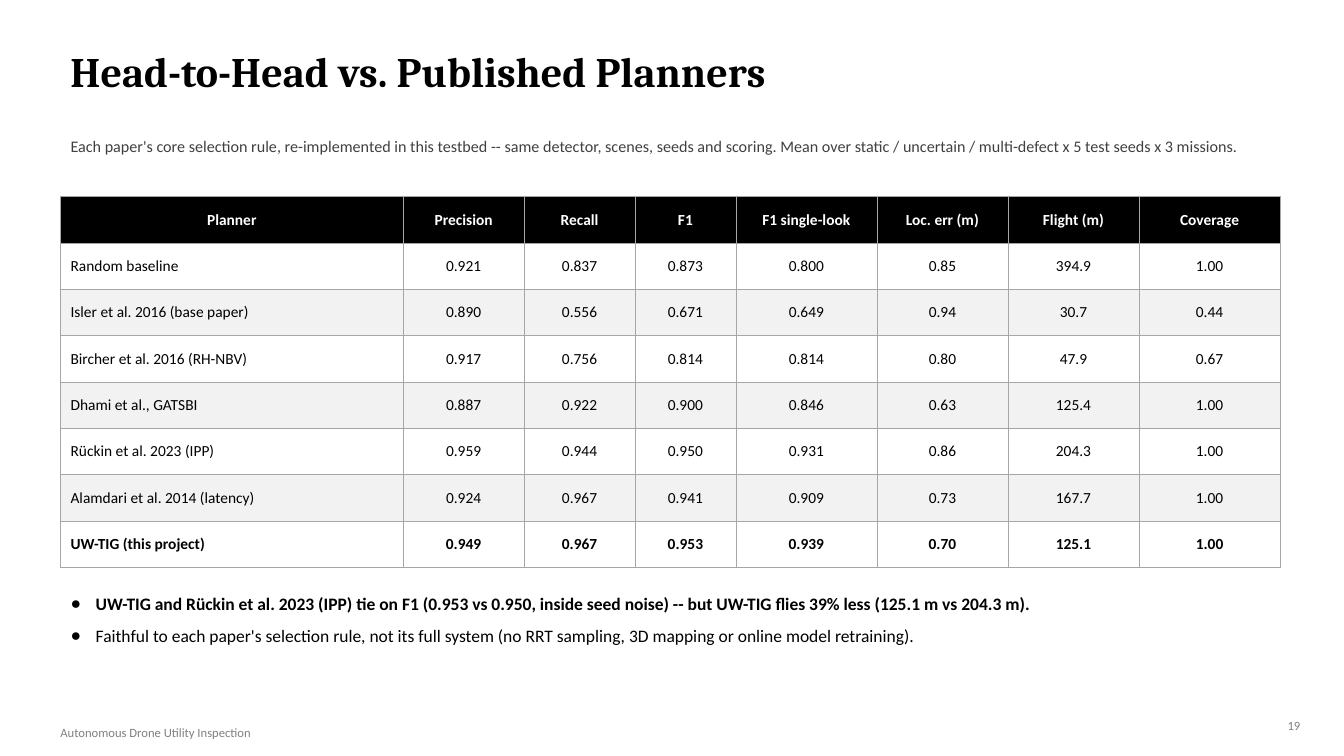
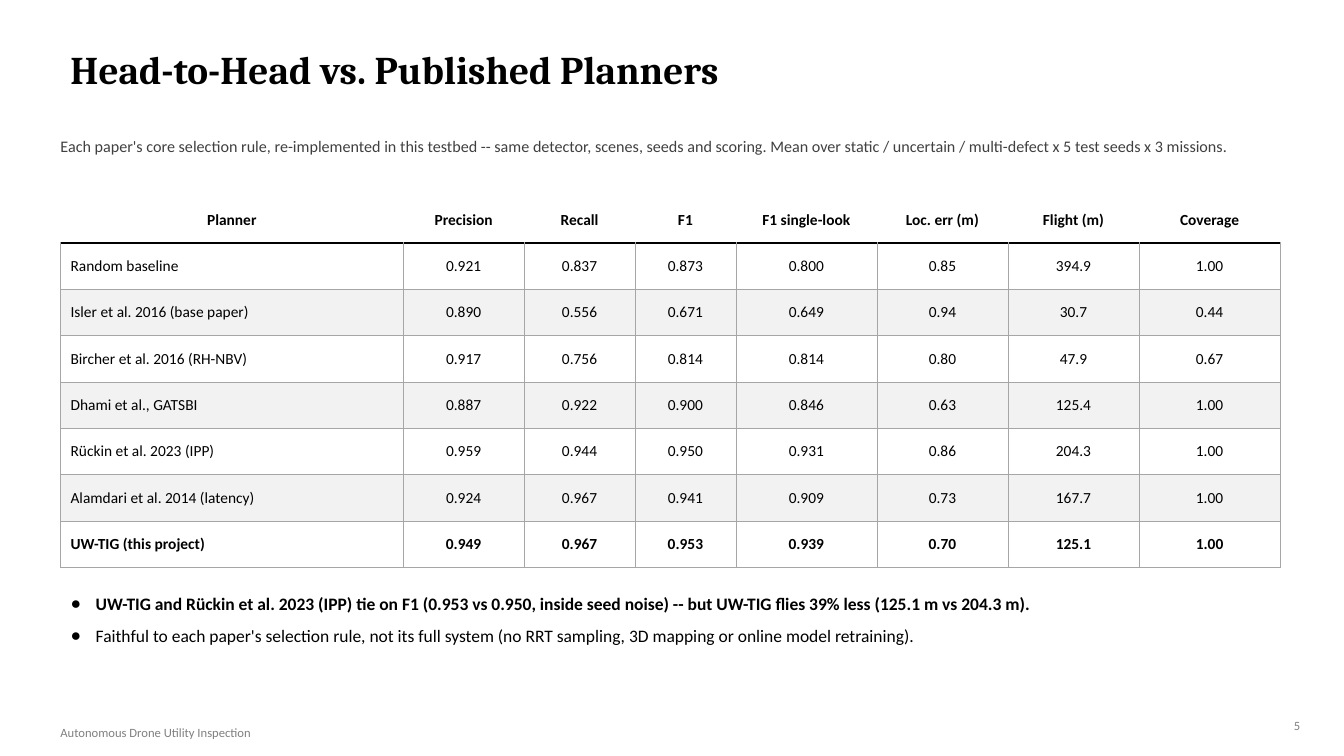
Before and after one commit to DrNeel11/project_work_1, a slide deck: slide 5 of drone-sim-today/Autonomous_Drone_Inspection_Progress.pptx (slide 19 before the commit). Drawn at 1344x756 pixels with LibreOffice and Linux fonts; fonts in the diff are those of the drawing. Boxes give left, top, right and bottom in pixels: in the first picture for what was removed or moved away, otherwise in the second. Text is boxed around its words. In the diff, an @@ line names an element or a change of style, - is before the commit and + after.

```diff
--- a/drone-sim-today/Autonomous_Drone_Inspection_Progress.pptx
+++ b/drone-sim-today/Autonomous_Drone_Inspection_Progress.pptx
@@ title "Head-to-Head vs. Published Planners" at bbox=[70, 56, 718, 85]: size 30 to 28 pt @@
@@ text "Each paper's core selection rule, ...": place and size @@
-text "Each paper's core selection rule, ..." at bbox=[71, 141, 1237, 155]
+text "Each paper's core selection rule, ..." at bbox=[60, 141, 1227, 155]
@@ table at bbox=[60, 197, 1280, 556] @@
@@ fill #000000 to #FFFFFF in row 1 @@
@@ text colour #FFFFFF to #000000 in "Planner", "Precision", "Recall", "F1" and 4 more places @@
@@ borders changed @@
@@ text at bbox=[1294, 722, 1300, 730]: text changed @@
-19
+5
```
Also in this commit, not shown: 4 other slides changed, 3 slides added, 21 slides removed, 1 other file.
